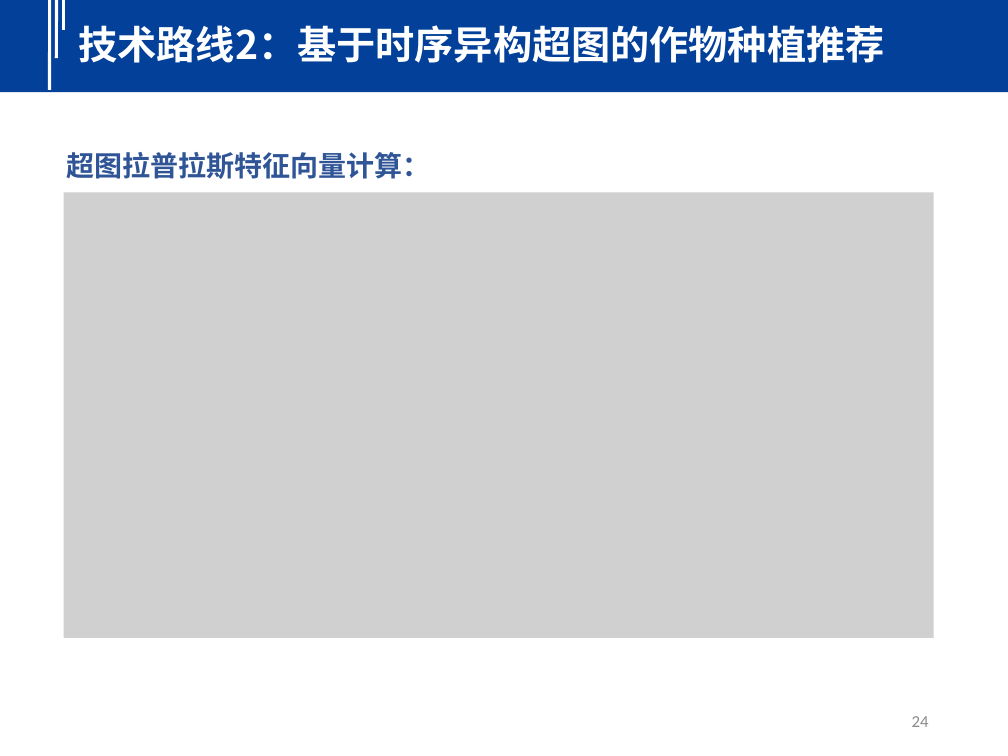
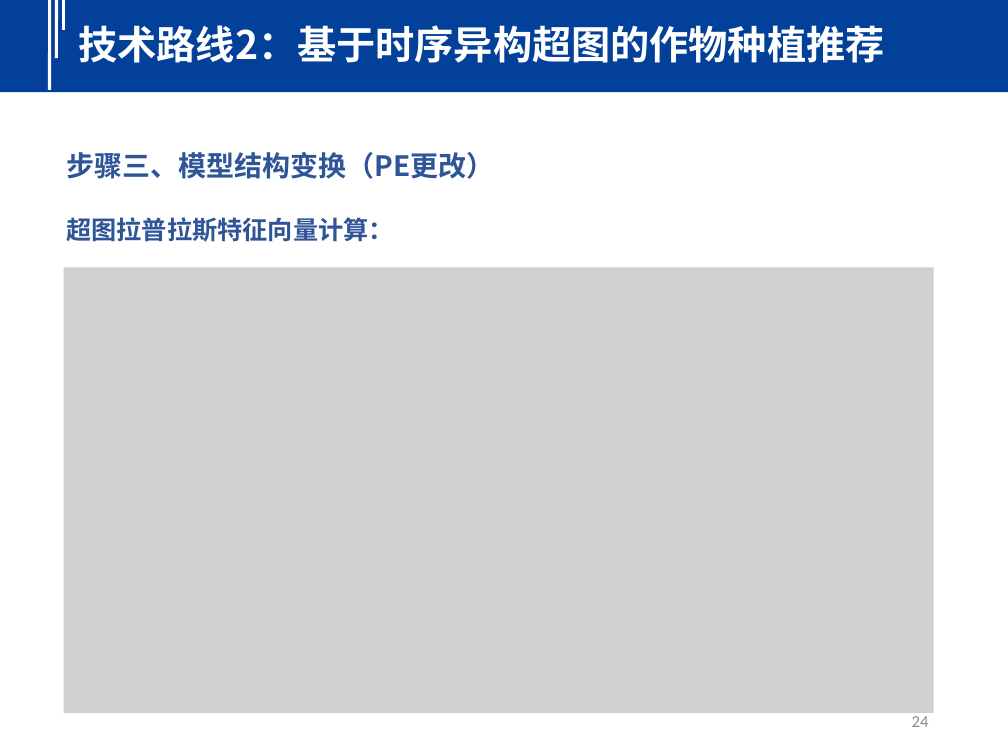
Before and after one commit to seu-cloud/seu-cloud-study, a slide deck: slide 24 of PPT/2023/20230602-巩傲凡-面向作物种类预测的知识推理技术研究.pptx. Drawn at 1008x756 pixels with LibreOffice and Linux fonts; fonts in the diff are those of the drawing; grey boxes stand for pictures. Boxes give left, top, right and bottom in pixels: in the first picture for what was removed or moved away, otherwise in the second. Text is boxed around its words. In the diff, an @@ line names an element or a change of style, - is before the commit and + after.

```diff
--- a/PPT/2023/20230602-巩傲凡-面向作物种类预测的知识推理技术研究.pptx
+++ b/PPT/2023/20230602-巩傲凡-面向作物种类预测的知识推理技术研究.pptx
@@ text at box(66, 152, 495, 179): paragraph added @@
+步骤三、模型结构变换（PE更改）
@@ text at box(66, 217, 394, 242): size 20 to 18 pt in "超图拉普拉斯特征向量计算：" @@
@@ picture: place and size @@
-picture at box(64, 193, 933, 638)
+picture at box(64, 267, 933, 713)
```
Also in this commit, not shown: 17 other slides changed, 1 slide added, 1 slide removed.
